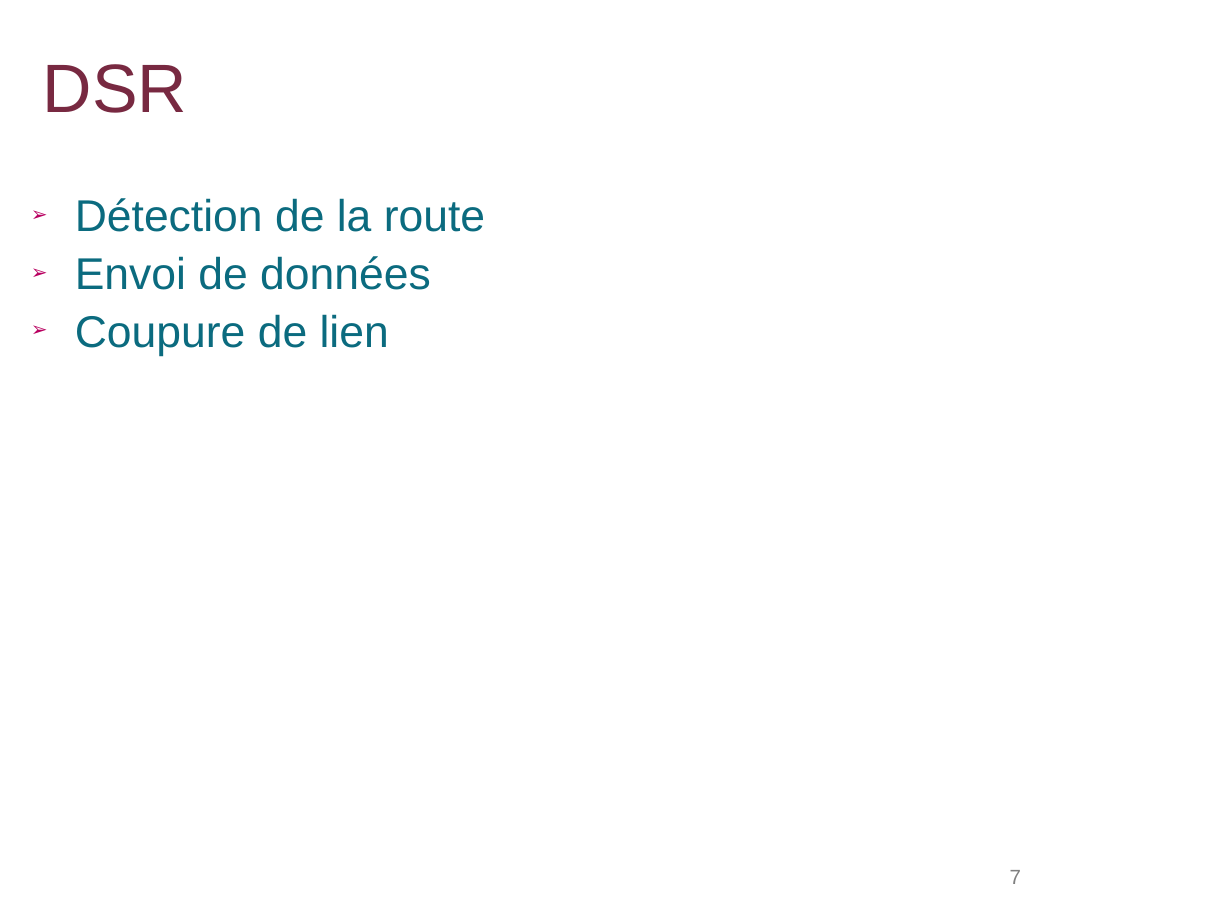
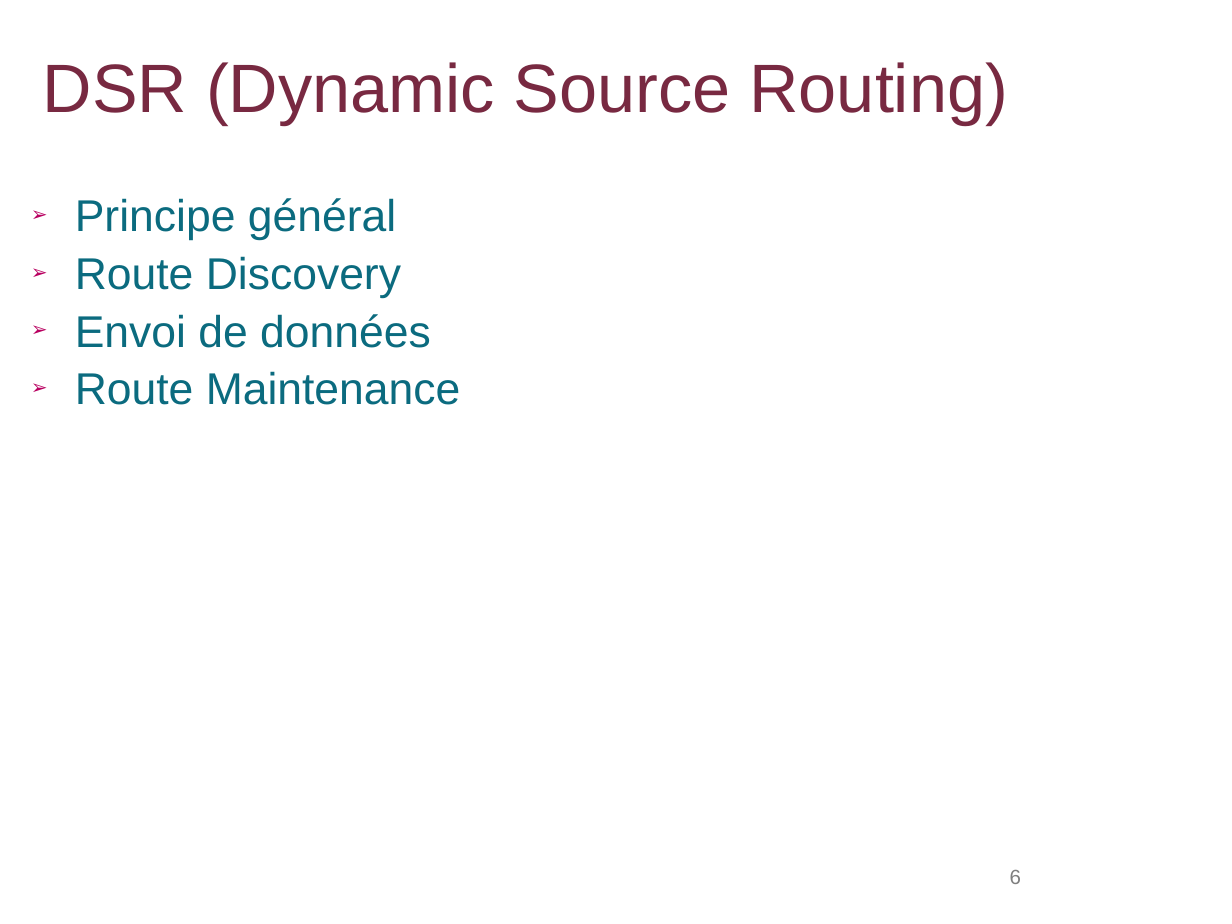
Before and after one commit to lbarbisan/adhoc, a slide deck: slide 6 of work/les_routages_adhoc.odp (slide 7 before the commit). Drawn at 1232x924 pixels with LibreOffice and Linux fonts; fonts in the diff are those of the drawing; background and template pictures are left out. Boxes give left, top, right and bottom in pixels: in the first picture for what was removed or moved away, otherwise in the second. Text is boxed around its words. In the diff, an @@ line names an element or a change of style, - is before the commit and + after.

```diff
--- a/work/les_routages_adhoc.odp
+++ b/work/les_routages_adhoc.odp
@@ title at (43, 62, 1008, 124): text changed @@
-DSR
+DSR (Dynamic Source Routing)
@@ text at (75, 198, 401, 298): text changed @@
-➢ Détection de la route
+➢ Principe général
+➢ Route Discovery
@@ text at (75, 371, 461, 405): text changed @@
-➢ Coupure de lien
+➢ Route Maintenance
@@ page number at (1010, 870, 1021, 884): text changed @@
-7
+6
```
Also in this commit, not shown: 16 other slides changed, 1 slide removed.
